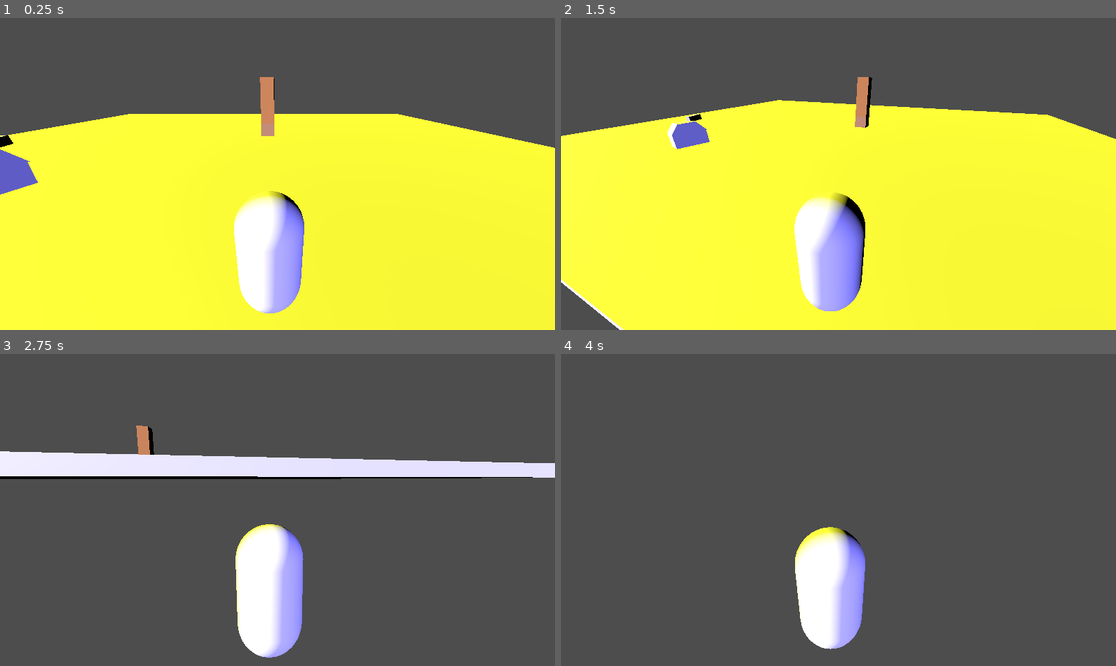
Above: before the commit, frames 1-4 (two rows, left to right).
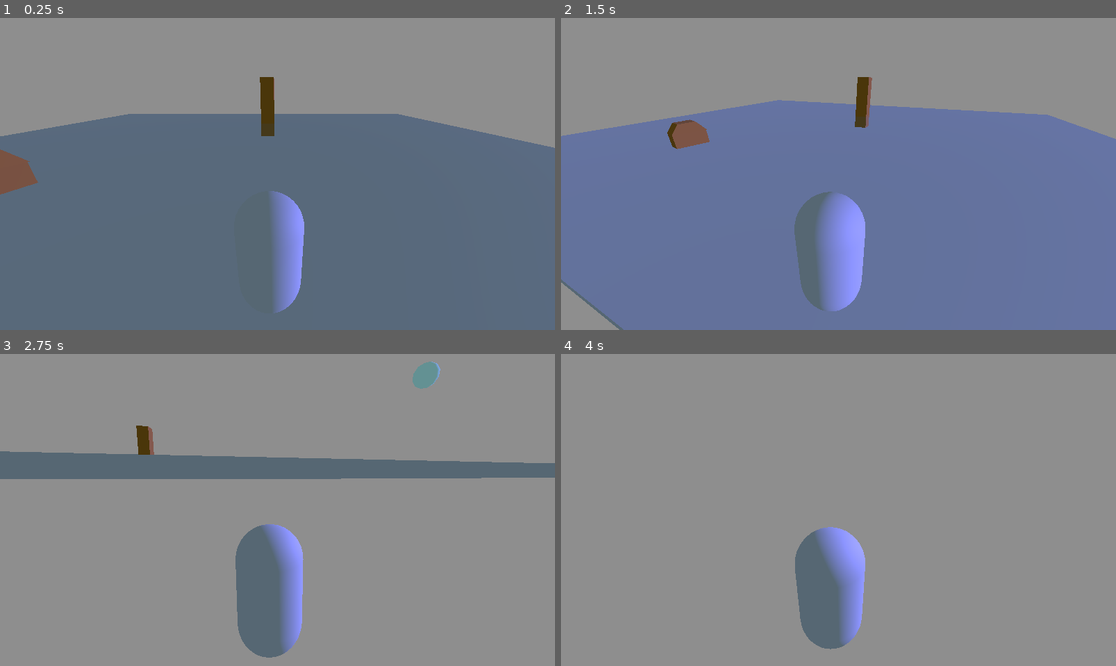
Above: after the commit, the same moments.

Repository: BossIion/3rd-person-game
Game: Godot game, scene res://scenes/Open_World.tscn
Two runs of this game, one before a commit and one after it. Both use one fixed random seed, a clock stepped at 60 frames per second and the inputs below.
Inputs (mouse positions are in pixels of both pictures, inside the frame that each line leads up to):
- Up to frame 1 (0.25 s): no input
- Up to frame 2 (1.5 s): tap Enter at 0.5 s; move the mouse to (960, 158) at 0.52 s; hold D (ui_right) 0.53-1.28 s; click (960, 158) at 0.6 s; tap Space (ui_accept) at 0.77 s; move the mouse to (727, 189) at 1.27 s; hold S (ui_down) from 1.28 s (still down); click (727, 189) at 1.35 s
- Up to frame 3 (2.75 s): tap Space (ui_accept) at 1.52 s; move the mouse to (333, 441) at 2.02 s; release S (ui_down) at 2.03 s; hold D (ui_right) from 2.03 s (still down); tap Middle mouse button (mouse_middle) at 2.1 s; click (333, 441) at 2.3 s
- Up to frame 4 (4 s): move the mouse to (832, 516) at 2.77 s; release D (ui_right) at 2.78 s; hold W (ui_up) from 2.78 s (still down); tap E (open_chest) at 2.85 s; tap Space (ui_accept) at 3.02, 3.77 s; click (832, 516) at 3.05 s; move the mouse to (877, 513) at 3.52 s; tap 9 (release_mouse) at 3.6 s; click (877, 513) at 3.8 s

The runs differ from the first frame. In frame 1, 100% of the frame differs, in the area x 0-100%, y 0-100%; in frame 2, 100%; in frame 3, 100%; in frame 4, 100%.

Commit message:
Sun rise and set

Diff:
--- a/scenes/Open_World.tscn
+++ b/scenes/Open_World.tscn
@@ -42,6 +42,132 @@
 &"RESET": SubResource("Animation_reset")
 }
 
+[sub_resource type="Animation" id="Animation_ue37c"]
+resource_name = "sun_rise_set"
+length = 60.0
+loop_mode = 1
+tracks/0/type = "value"
+tracks/0/imported = false
+tracks/0/enabled = true
+tracks/0/path = NodePath(".:rotation")
+tracks/0/interp = 1
+tracks/0/loop_wrap = true
+tracks/0/keys = {
+"times": PackedFloat32Array(0, 30, 60),
+"transitions": PackedFloat32Array(1, 1, 1),
+"update": 0,
+"values": [Vector3(0, 0, 0), Vector3(0, 0, 3.14159), Vector3(0, 0, 6.28319)]
+}
+tracks/1/type = "value"
+tracks/1/imported = false
+tracks/1/enabled = true
+tracks/1/path = NodePath("DirectionalLight_Main:light_energy")
+tracks/1/interp = 1
+tracks/1/loop_wrap = true
+tracks/1/keys = {
+"times": PackedFloat32Array(0, 29.5, 30, 45),
+"transitions": PackedFloat32Array(1, 1, 1, 1),
+"update": 0,
+"values": [0.0, 0.0, 3.0, 7.0]
+}
+tracks/2/type = "value"
+tracks/2/imported = false
+tracks/2/enabled = true
+tracks/2/path = NodePath("DirectionalLight_Ambient:light_energy")
+tracks/2/interp = 1
+tracks/2/loop_wrap = true
+tracks/2/keys = {
+"times": PackedFloat32Array(0, 15, 30, 59, 60),
+"transitions": PackedFloat32Array(1, 1, 1, 1, 1),
+"update": 0,
+"values": [3.0, 7.0, 0.0, 0.0, 3.0]
+}
+tracks/3/type = "value"
+tracks/3/imported = false
+tracks/3/enabled = true
+tracks/3/path = NodePath("../WorldEnvironment:environment:ambient_light_energy")
+tracks/3/interp = 1
+tracks/3/loop_wrap = true
+tracks/3/keys = {
+"times": PackedFloat32Array(-0.3, 29, 30, 59, 60),
+"transitions": PackedFloat32Array(1, 1, 1, 1, 1),
+"update": 0,
+"values": [0.7, 0.7, 1.2, 1.2, 0.7]
+}
+
+[sub_resource type="Animation" id="Animation_w7eur"]
+length = 0.001
+tracks/0/type = "value"
+tracks/0/imported = false
+tracks/0/enabled = true
+tracks/0/path = NodePath(".:rotation")
+tracks/0/interp = 1
+tracks/0/loop_wrap = true
+tracks/0/keys = {
+"times": PackedFloat32Array(0),
+"transitions": PackedFloat32Array(1),
+"update": 0,
+"values": [Vector3(0, 0, 0)]
+}
+tracks/1/type = "value"
+tracks/1/imported = false
+tracks/1/enabled = true
+tracks/1/path = NodePath("DirectionalLight_Main:light_energy")
+tracks/1/interp = 1
+tracks/1/loop_wrap = true
+tracks/1/keys = {
+"times": PackedFloat32Array(0),
+"transitions": PackedFloat32Array(1),
+"update": 0,
+"values": [0.0]
+}
+tracks/2/type = "value"
+tracks/2/imported = false
+tracks/2/enabled = true
+tracks/2/path = NodePath("DirectionalLight_Ambient:light_energy")
+tracks/2/interp = 1
+tracks/2/loop_wrap = true
+tracks/2/keys = {
+"times": PackedFloat32Array(0),
+"transitions": PackedFloat32Array(1),
+"update": 0,
+"values": [3.0]
+}
+tracks/3/type = "value"
+tracks/3/imported = false
+tracks/3/enabled = true
+tracks/3/path = NodePath("../WorldEnvironment:environment:ambient_light_energy")
+tracks/3/interp = 1
+tracks/3/loop_wrap = true
+tracks/3/keys = {
+"times": PackedFloat32Array(0),
+"transitions": PackedFloat32Array(1),
+"update": 0,
+"values": [0.7]
+}
+
+[sub_resource type="AnimationLibrary" id="AnimationLibrary_onqla"]
+_data = {
+&"RESET": SubResource("Animation_w7eur"),
+&"sun_rise_set": SubResource("Animation_ue37c")
+}
+
+[sub_resource type="StandardMaterial3D" id="StandardMaterial3D_340wd"]
+albedo_color = Color(1, 1, 0.2, 1)
+emission_enabled = true
+emission = Color(1, 1, 0, 1)
+
+[sub_resource type="StandardMaterial3D" id="StandardMaterial3D_ue37c"]
+albedo_color = Color(0.331786, 0.46616, 0.45204, 1)
+emission_enabled = true
+emission = Color(0.333333, 0.466667, 0.45098, 1)
+
+[sub_resource type="Environment" id="Environment_ue37c"]
+background_energy_multiplier = 1.85
+ambient_light_source = 3
+ambient_light_color = Color(0.746538, 0.887765, 0.984416, 1)
+ambient_light_energy = 0.7
+
 [node name="World" type="Node3D"]
 
 [node name="CSGBox3D" type="CSGBox3D" parent="."]
@@ -53,7 +179,7 @@
 transform = Transform3D(1, 0, 0, 0, 1, 0, 0, 0, 1, 1.79132, -0.469632, 1.1526)
 
 [node name="Axe" parent="." instance=ExtResource("2_axe")]
-transform = Transform3D(-0.0275297, 0.99934, -0.023714, 0.996357, 0.0293475, 0.0800701, 0.0807132, -0.0214233, -0.996507, -8.90003, -0.371753, -3.77111)
+transform = Transform3D(-0.0275296, 0.99934, -0.023714, 0.996357, 0.0293475, 0.0800701, 0.0807131, -0.0214233, -0.996507, -8.90003, -1.05956, -3.05869)
 
 [node name="AnimationPlayer2" type="AnimationPlayer" parent="Axe"]
 libraries = {
@@ -66,18 +192,39 @@
 [node name="Tree" parent="." instance=ExtResource("3_tree")]
 transform = Transform3D(1, 0, 0, 0, 1, 0, 0, 0, 1, 1.18664, -1.83997, -12.7915)
 
-[node name="DirectionalLight_Main" type="DirectionalLight3D" parent="."]
-transform = Transform3D(0.481062, -0.0731934, -0.873626, 0.866923, 0.188026, 0.461618, 0.130477, -0.979433, 0.153905, -20.6575, 6.74624, -2.52547)
-light_color = Color(1, 1, 0.215686, 1)
-light_energy = 7.35
+[node name="Timer" type="Timer" parent="."]
+wait_time = 5.0
+
+[node name="Node3D" type="Node3D" parent="."]
+transform = Transform3D(1, 0, 0, 0, 1, 0, 0, 0, 1, 0, -4.04246, -10.2091)
+
+[node name="DirectionalLight_Main" type="DirectionalLight3D" parent="Node3D"]
+transform = Transform3D(-0.151571, 0.275597, -0.949249, 0.895781, 0.444274, -0.0140468, 0.417855, -0.852448, -0.314213, -47.2551, 2.90186, 0.00904179)
+light_color = Color(0.693413, 0.679807, 0.00551732, 1)
+light_energy = 0.0
 script = ExtResource("5_script")
 
-[node name="DirectionalLight_Ambient" type="DirectionalLight3D" parent="."]
-transform = Transform3D(1, 0, 0, 0, 1, 0, 0, 0, 1, 0, 14.4824, -5.38784)
+[node name="AnimationPlayer" type="AnimationPlayer" parent="Node3D/DirectionalLight_Main"]
+root_node = NodePath("../..")
+libraries = {
+&"": SubResource("AnimationLibrary_onqla")
+}
+
+[node name="CSGSphere3D" type="CSGSphere3D" parent="Node3D/DirectionalLight_Main"]
+transform = Transform3D(1, -1.19209e-07, -4.47035e-08, 2.98023e-08, 1, -2.98023e-08, -7.45058e-08, 2.98023e-08, 1, -0.512341, -0.644, 3.05355)
+radius = 3.5256
+material = SubResource("StandardMaterial3D_340wd")
+
+[node name="DirectionalLight_Ambient" type="DirectionalLight3D" parent="Node3D"]
+transform = Transform3D(-0.0753093, -2.40481e-07, 0.99716, -2.68221e-07, 1, 2.20909e-07, -0.99716, -2.50823e-07, -0.0753093, 31.4025, 3.92439, 0.70659)
 light_color = Color(0.490196, 0.478431, 1, 1)
-light_energy = 7.35
-
-[node name="Timer" type="Timer" parent="."]
-wait_time = 120.0
-
-[connection signal="timeout" from="Timer" to="DirectionalLight_Main" method="_on_timer_timeout"]
+light_energy = 3.0
+
+[node name="CSGSphere3D" type="CSGSphere3D" parent="Node3D/DirectionalLight_Ambient"]
+radius = 1.17445
+material = SubResource("StandardMaterial3D_ue37c")
+
+[node name="WorldEnvironment" type="WorldEnvironment" parent="."]
+environment = SubResource("Environment_ue37c")
+
+[connection signal="timeout" from="Timer" to="Node3D/DirectionalLight_Main" method="_on_timer_timeout"]
--- a/scenes/chest.tscn
+++ b/scenes/chest.tscn
@@ -1,9 +1,21 @@
-[gd_scene load_steps=6 format=3 uid="uid://betpfe0s85icb"]
+[gd_scene load_steps=9 format=3 uid="uid://betpfe0s85icb"]
 
 [ext_resource type="Script" uid="uid://bl5y7u0m3ueh0" path="res://scripts/chest.gd" id="1_oii8l"]
 
 [sub_resource type="BoxShape3D" id="BoxShape3D_8uwsg"]
 size = Vector3(3.79837, 1.66119, 3.49911)
+
+[sub_resource type="StandardMaterial3D" id="StandardMaterial3D_oii8l"]
+albedo_color = Color(0.473287, 0.293792, 0.0874805, 1)
+rim = 0.11
+
+[sub_resource type="CanvasTexture" id="CanvasTexture_sy5e1"]
+
+[sub_resource type="StandardMaterial3D" id="StandardMaterial3D_gqd3d"]
+albedo_color = Color(0.47451, 0.294118, 0.0862745, 1)
+rim = 0.44
+rim_tint = 0.57
+rim_texture = SubResource("CanvasTexture_sy5e1")
 
 [sub_resource type="Animation" id="Animation_bp1or"]
 resource_name = "Chest_Open"
@@ -54,6 +66,7 @@
 transform = Transform3D(1, 0, 0, 0, 1, 0, 0, 0, 0.963838, 0.560547, 0, 0)
 use_collision = true
 size = Vector3(2.12842, 1, 1)
+material = SubResource("StandardMaterial3D_oii8l")
 
 [node name="CSGBox3D2" type="CSGBox3D" parent="Area3D/CSGBox3D"]
 transform = Transform3D(0.999993, 0.000997475, 0.00364625, -0.00100144, 0.999999, 0.00116451, -0.00351327, -0.00112593, 1.03751, -0.00987738, 0.131592, -0.000915414)
@@ -63,6 +76,7 @@
 [node name="CSGPolygon3D" type="CSGPolygon3D" parent="Area3D"]
 transform = Transform3D(1, 0, 0, 0, 1, 0, 0, 0, 0.963838, -0.566484, 0.469906, 0.465869)
 polygon = PackedVector2Array(0, 0, 0.603676, 0.704583, 1.71115, 0.669183, 2.21448, 0.0231261)
+material = SubResource("StandardMaterial3D_gqd3d")
 
 [node name="Label3D" type="Label3D" parent="Area3D"]
 transform = Transform3D(-0.999424, 0, -0.0339401, 0, 1, 0, 0.0327128, 0, -0.963283, 0.575813, 1.5615, -0.35015)
--- a/scenes/directional_light_3d.gd
+++ b/scenes/directional_light_3d.gd
@@ -1,14 +1,12 @@
 extends DirectionalLight3D
 @onready var sun = $"."
-@onready var moon = $"../DirectionalLight3D2"
-@onready var timer = $"../Timer"
+@onready var moon = $"../DirectionalLight_Ambient"
+@onready var timer = $"../../Timer"
 var day = true
 # Called when the node enters the scene tree for the first time.
 func _ready() -> void:
 	timer.start()
-	sun.light_energy = 7.0
-#	moon.light_energy = 1.0
-
+	$AnimationPlayer.play("sun_rise_set")
 
 # Called every frame. 'delta' is the elapsed time since the previous frame.
 func _process(delta: float) -> void:
--- a/scripts/tree.gd
+++ b/scripts/tree.gd
@@ -2,7 +2,7 @@
 
 # A variable to hold a reference to the axe node when it's detected
 var axe_in_range = false
-
+var animaton_finished = false
 func _ready():
 	area_entered.connect(_on_area_entered)
 
@@ -21,8 +21,9 @@
 
 func _process(_delta):
 	# Check for input every frame, but only if the axe is in range.
-	if axe_in_range:
+	if axe_in_range and animaton_finished == false:
 		if Input.is_action_just_pressed("click"):
 			print("clicked")
 			# Assuming the AnimationPlayer is a child of the current node
 			$AnimationPlayer.play("Tree_Fall")
+			animaton_finished = true
Not shown: 1 places in scenes/Open_World.tscn that only renumber resources
